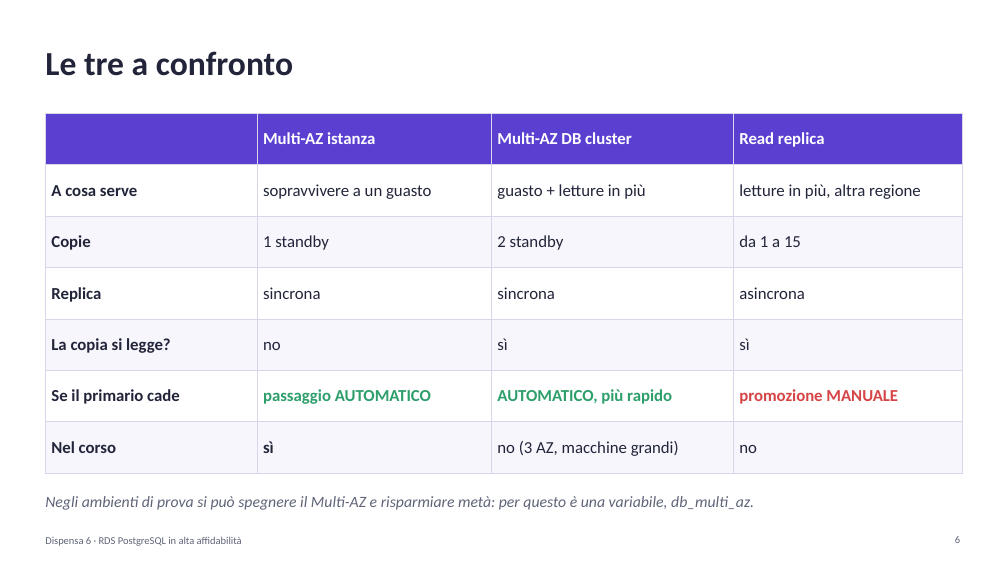
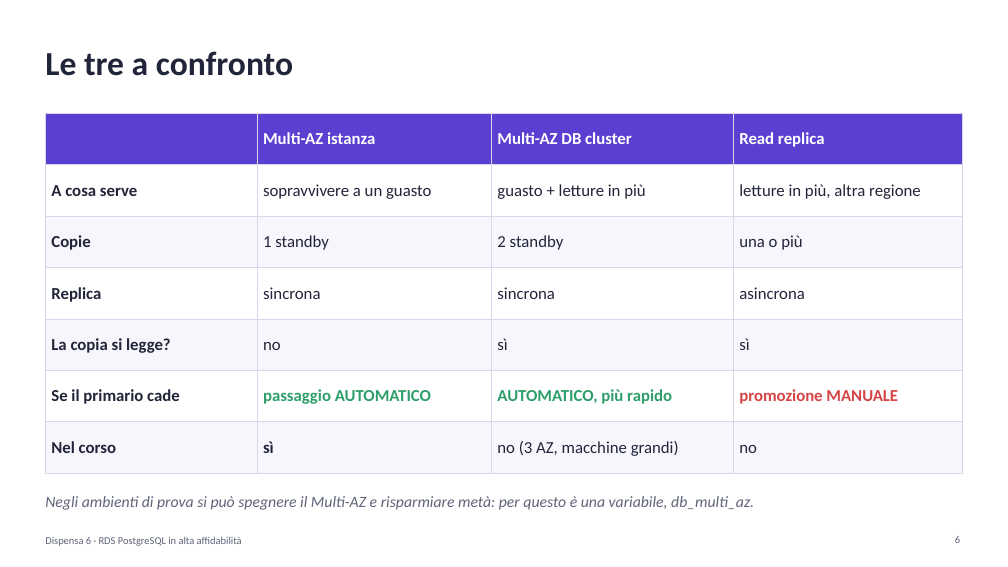
Before and after one commit to cereZ23/aws, a slide deck: slide 6 of slide/slide-6-rds.pptx. Drawn at 1008x567 pixels with LibreOffice and Linux fonts; fonts in the diff are those of the drawing. Boxes give left, top, right and bottom in pixels: in the first picture for what was removed or moved away, otherwise in the second. Text is boxed around its words. In the diff, an @@ line names an element or a change of style, - is before the commit and + after.

```diff
--- a/slide/slide-6-rds.pptx
+++ b/slide/slide-6-rds.pptx
@@ table at bbox=[45, 113, 963, 460] @@
-row 3, column 4: da 1 a 15
+row 3, column 4: una o più
```
Also in this commit, not shown: 1 other slide changed, 9 other files.
